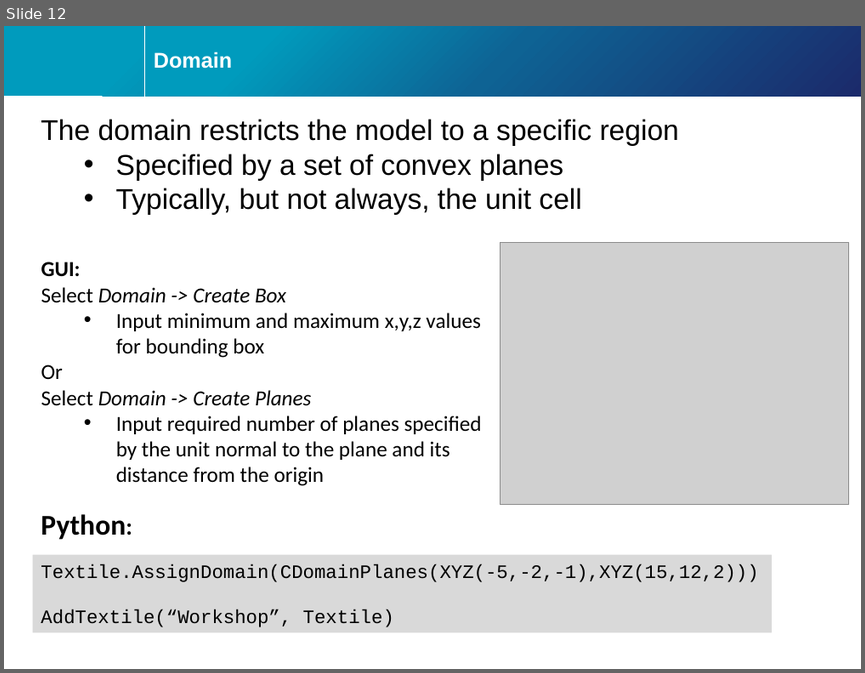
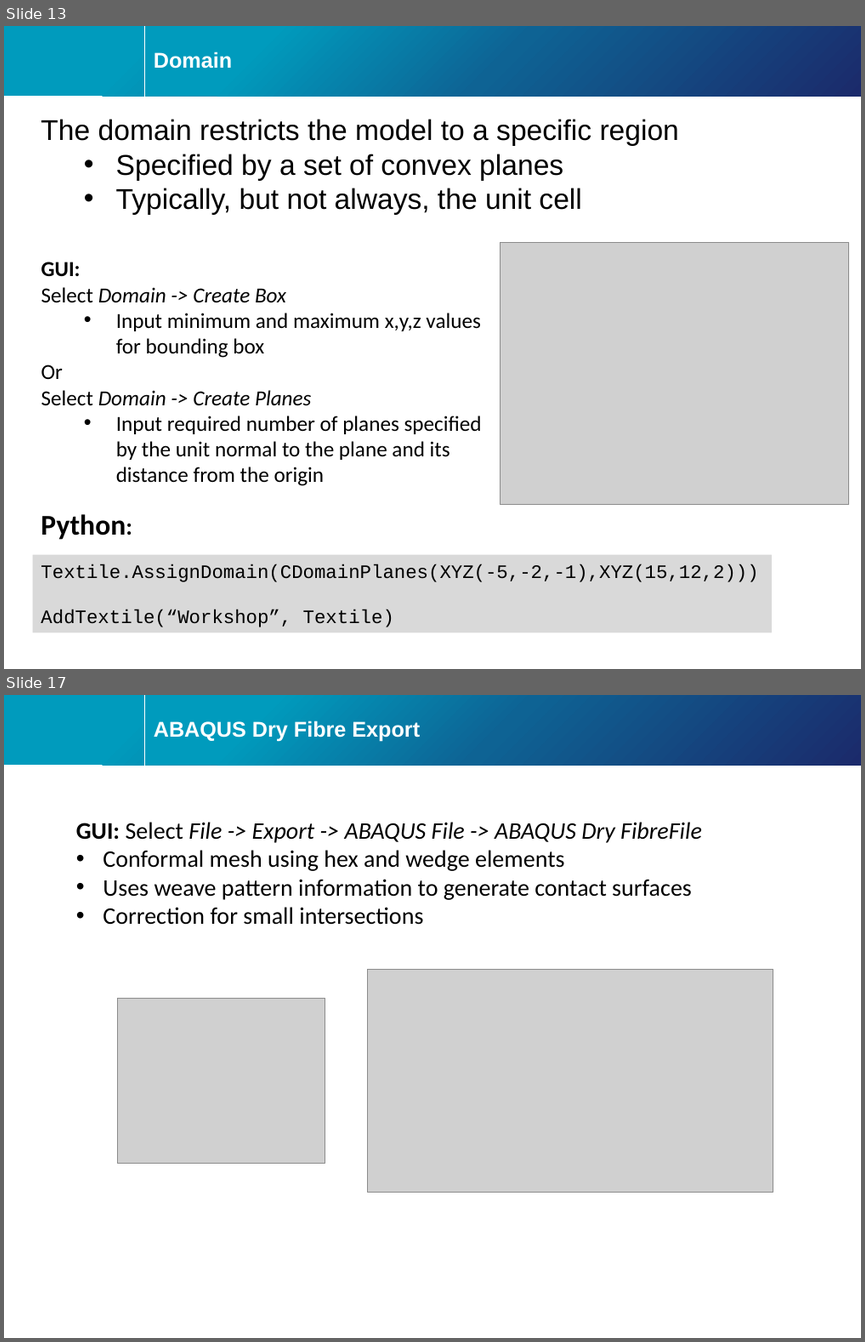
Before and after one commit to louisepb/ICMAC2018-Workshop, a slide deck: ICMAC TexGen workshop 2018.pptx. Shown one above the other, each under a label of ours: slide 12 before the commit, slides 13 and 17 after it; the slides between them are not shown. The pictures are 865x673 and 865x1342 pixels, drawn with LibreOffice and Linux fonts; fonts in the diff are those of the drawing; grey boxes stand for pictures; background and template pictures are left out. Boxes give left, top, right and bottom in pixels: in the first picture for what was removed or moved away, otherwise in the second. Text is boxed around its words. In the diff, an @@ line names an element or a change of style, - is before the commit and + after.

Commit message:
Added export section

```diff
--- a/ICMAC TexGen workshop 2018.pptx
+++ b/ICMAC TexGen workshop 2018.pptx
@@ slide 17 added at (x1=4, y1=695, x2=861, y2=1338), background #FFFFFF; not listed: 4 template elements that a slide beside it also shows @@
@@ title added at (x1=154, y1=721, x2=420, y2=742), 18 pt, text #FFFFFF, bold @@
+ABAQUS Dry Fibre Export
@@ text added at (x1=76, y1=822, x2=702, y2=925), 20 pt, text #000000 @@
+GUI: Select File -> Export -> ABAQUS File -> ABAQUS Dry FibreFile
+• Conformal mesh using hex and wedge elements
+• Uses weave pattern information to generate contact surfaces
+• Correction for small intersections
@@ picture added at (x1=368, y1=970, x2=772, y2=1192) @@
@@ picture added at (x1=118, y1=998, x2=324, y2=1163) @@
@@ what was slide 12 is now slide 13 @@
```
Also in this commit, not shown: 5 other slides added, 1 other file.
